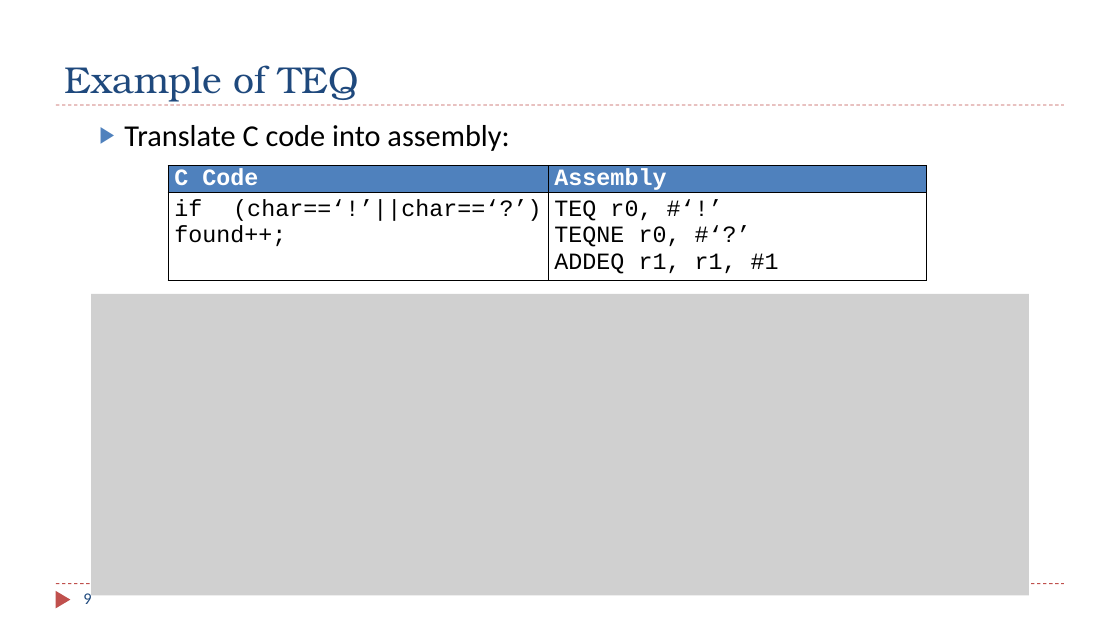
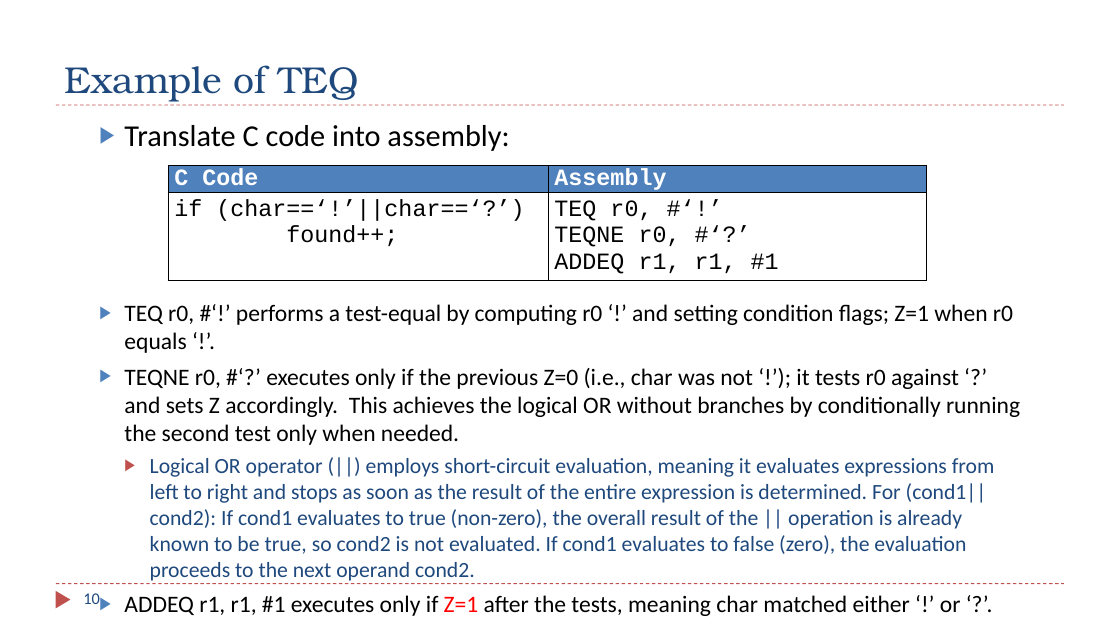
Before and after one commit to guhofstra/CSC111Fa25, a slide deck: slide 10 of PPTs/Ch6_ARM_Control_Flow.pptx (slide 9 before the commit). Drawn at 1120x630 pixels with LibreOffice and Linux fonts; fonts in the diff are those of the drawing; grey boxes stand for pictures. Boxes give left, top, right and bottom in pixels: in the first picture for what was removed or moved away, otherwise in the second. Text is boxed around its words. In the diff, an @@ line names an element or a change of style, - is before the commit and + after.

```diff
--- a/PPTs/Ch6_ARM_Control_Flow.pptx
+++ b/PPTs/Ch6_ARM_Control_Flow.pptx
@@ table at bbox=[168, 166, 927, 282] @@
@@ alignment justified to left @@
@@ picture removed at bbox=[91, 294, 1029, 596] @@
@@ text added at bbox=[124, 304, 1020, 616], 18.6 pt, text #1F497D @@
+▶ TEQ r0, #‘!’ performs a test-equal by computing r0 ‘!’ and setting condition flags; Z=1 when r0 equals ‘!’.
+▶ TEQNE r0, #‘?’ executes only if the previous Z=0 (i.e., char was not ‘!’); it tests r0 against ‘?’ and sets Z accordingly. This achieves the logical OR without branches by conditionally running the second test only when needed.
+  ▶ Logical OR operator (||) employs short-circuit evaluation, meaning it evaluates expressions from left to right and stops as soon as the result of the entire expression is determined. For (cond1||cond2): If cond1 evaluates to true (non-zero), the overall result of the || operation is already known to be true, so cond2 is not evaluated. If cond1 evaluates to false (zero), the evaluation proceeds to the next operand cond2.
+▶ ADDEQ r1, r1, #1 executes only if Z=1 after the tests, meaning char matched either ‘!’ or ‘?’.
@@ page number at bbox=[83, 593, 100, 604]: text changed @@
-9
+10
```
Also in this commit, not shown: 4 other slides changed, 1 slide added, 6 other files.
